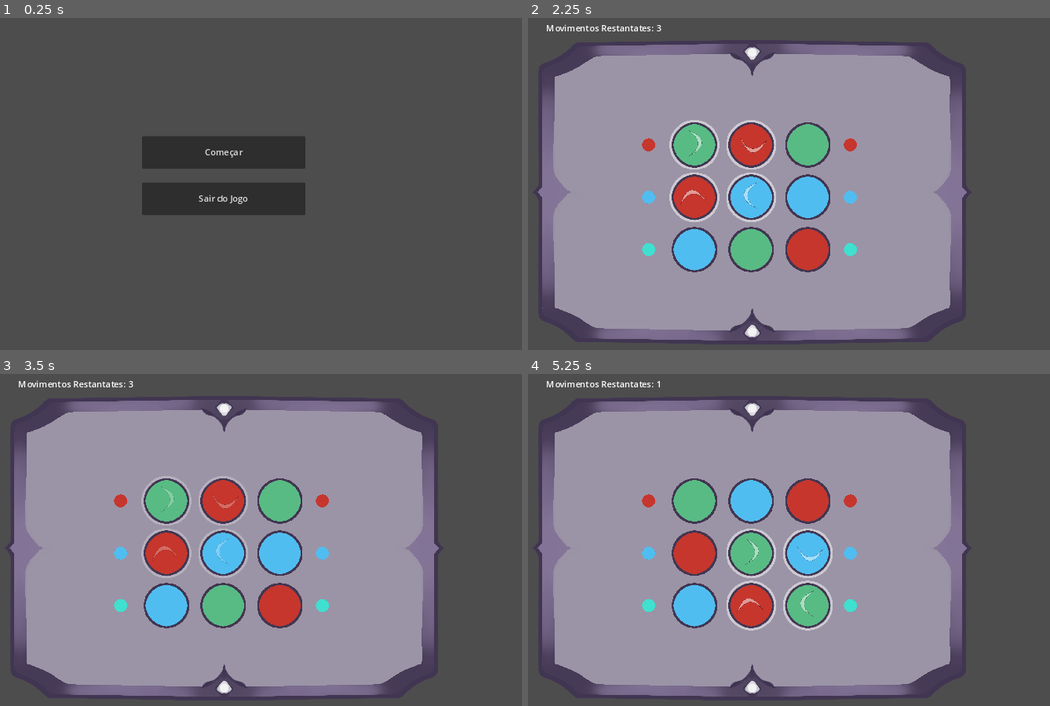
Above: before the commit, frames 1-4 (two rows, left to right).
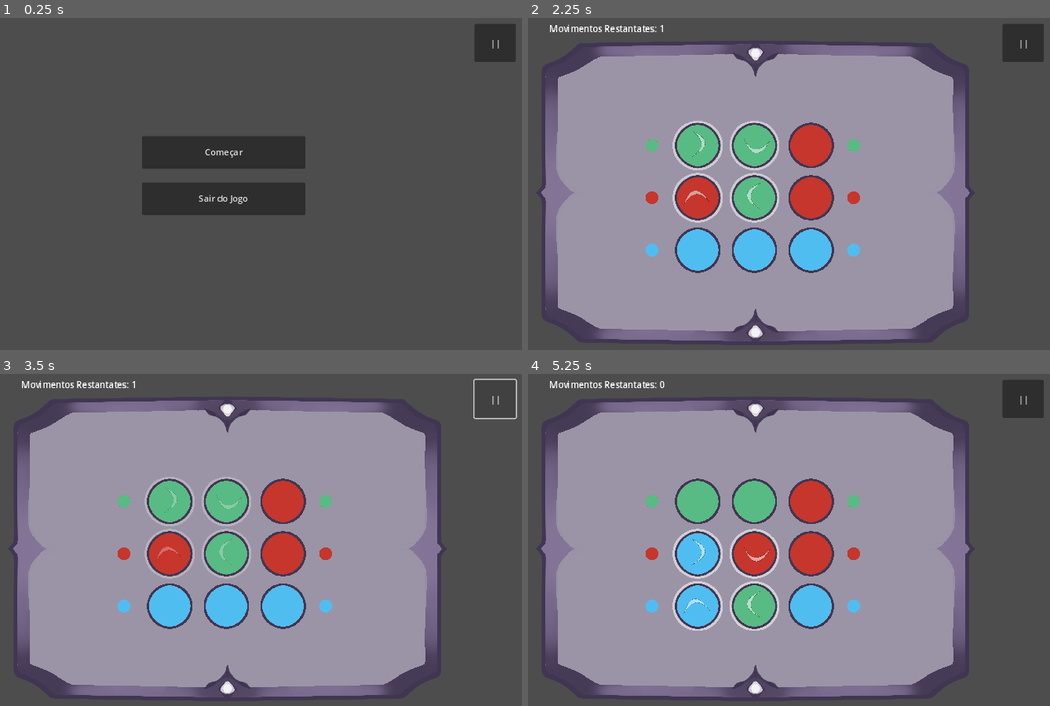
Above: after the commit, the same moments.

Repository: VirsoRaivoky/Puzzle
Game: Godot game, scene res://UI/Menu.tscn
Two runs of this game, one before a commit and one after it. Both use one fixed random seed, a clock stepped at 60 frames per second and the inputs below.
Inputs (mouse positions are in pixels of both pictures, inside the frame that each line leads up to):
- Up to frame 1 (0.25 s): no input
- Up to frame 2 (2.25 s): click (1023, 44) at 0.5 s, where only the run after the commit has a clickable "||"; click "Começar" at 1.25 s; click "1" at 2 s
- Up to frame 3 (3.5 s): click (495, 400) at 2.75 s, where only the run after the commit has a clickable "||"
- Up to frame 4 (5.25 s): hold Right (right) 3.53-4.25 s; tap A (action) at 3.6, 5.1 s; click (653, 596) at 4.25 s, where only the run after the commit has a clickable "Reiniciar"; hold Down (down) from 5.03 s (still down)

The runs differ from the first frame. In frame 1, 0.9% of the frame differs, in the area x 90-99%, y 1-14%; in frame 2, 12%; in frame 3, 11%; in frame 4, 12%, in the area x 1-99%, y 1-98%.

Commit message:
melhorias

Diff:
--- a/Entities/Global.tscn
+++ b/Entities/Global.tscn
@@ -7,3 +7,10 @@
 script = ExtResource("1_ubsih")
 
 [node name="Control" parent="." instance=ExtResource("2_xucts")]
+
+[node name="Button" type="Button" parent="."]
+offset_left = 1036.0
+offset_top = 18.0
+offset_right = 1112.0
+offset_bottom = 88.0
+text = "||"
--- a/Levels/Set3x3.tscn
+++ b/Levels/Set3x3.tscn
@@ -6,9 +6,6 @@
 [ext_resource type="PackedScene" uid="uid://cr43mahmlv3eh" path="res://Entities/Pieces.tscn" id="7_u7pw0"]
 
 [node name="Nivel" type="Node2D"]
-
-[node name="Camera2D" type="Camera2D" parent="."]
-position = Vector2(582, 325)
 
 [node name="Table" type="Sprite2D" parent="."]
 z_index = -1
@@ -71,19 +68,19 @@
 
 [node name="Marker2" parent="Markers" instance=ExtResource("4_kbleu")]
 position = Vector2(393, 337)
-color_type = 2
+color_type = 1
 
 [node name="Marker3" parent="Markers" instance=ExtResource("4_kbleu")]
 position = Vector2(393, 433)
-color_type = 1
+color_type = 2
 
 [node name="Marker4" parent="Markers" instance=ExtResource("4_kbleu")]
 position = Vector2(763, 241)
 
 [node name="Marker5" parent="Markers" instance=ExtResource("4_kbleu")]
 position = Vector2(763, 337)
-color_type = 2
+color_type = 1
 
 [node name="Marker6" parent="Markers" instance=ExtResource("4_kbleu")]
 position = Vector2(763, 433)
-color_type = 1
+color_type = 2
--- a/Levels/Set4x4.tscn
+++ b/Levels/Set4x4.tscn
@@ -77,9 +77,6 @@
 position = Vector2(193, 205.906)
 scale = Vector2(0.8, 0.8)
 
-[node name="Camera2D" type="Camera2D" parent="."]
-position = Vector2(582, 325)
-
 [node name="Label" type="Label" parent="."]
 offset_left = 81.0
 offset_top = 52.0001
@@ -99,27 +96,27 @@
 
 [node name="Marker2" parent="Markers" instance=ExtResource("4_kr2u8")]
 position = Vector2(337, 281)
-color_type = 2
+color_type = 1
 
 [node name="Marker3" parent="Markers" instance=ExtResource("4_kr2u8")]
 position = Vector2(337, 377)
-color_type = 1
+color_type = 2
 
 [node name="Marker4" parent="Markers" instance=ExtResource("4_kr2u8")]
 position = Vector2(797, 185)
 
 [node name="Marker5" parent="Markers" instance=ExtResource("4_kr2u8")]
 position = Vector2(797, 281)
-color_type = 2
+color_type = 1
 
 [node name="Marker6" parent="Markers" instance=ExtResource("4_kr2u8")]
 position = Vector2(797, 377)
-color_type = 1
+color_type = 2
 
 [node name="Marker7" parent="Markers" instance=ExtResource("4_kr2u8")]
 position = Vector2(337, 473)
-color_type = 1
+color_type = 3
 
 [node name="Marker8" parent="Markers" instance=ExtResource("4_kr2u8")]
 position = Vector2(797, 473)
-color_type = 1
+color_type = 3
--- a/Levels/Set5x5.tscn
+++ b/Levels/Set5x5.tscn
@@ -1,15 +1,11 @@
-[gd_scene load_steps=6 format=3 uid="uid://b6n8tks5rhxvc"]
+[gd_scene load_steps=5 format=3 uid="uid://b6n8tks5rhxvc"]
 
 [ext_resource type="PackedScene" uid="uid://n4a1yrjvc2ig" path="res://Entities/PieceHandler.tscn" id="1_nqvip"]
 [ext_resource type="PackedScene" uid="uid://cr43mahmlv3eh" path="res://Entities/Pieces.tscn" id="2_720dm"]
 [ext_resource type="Texture2D" uid="uid://ci5ernyn02oq7" path="res://Sprites/Background/Table.png" id="4_qa4sn"]
 [ext_resource type="PackedScene" uid="uid://dtgcqoo8fnshn" path="res://Marker.tscn" id="5_3lhpi"]
-[ext_resource type="Texture2D" uid="uid://bltnv4u2ugre8" path="res://Sprites/Background/Background.png" id="8_wc83h"]
 
 [node name="Set" type="Node2D"]
-
-[node name="Camera2D" type="Camera2D" parent="."]
-position = Vector2(582, 325)
 
 [node name="Label" type="Label" parent="."]
 offset_left = 29.0
@@ -123,12 +119,6 @@
 position = Vector2(260, 237.5)
 scale = Vector2(0.8, 0.8)
 
-[node name="Background" type="Sprite2D" parent="."]
-z_index = -2
-position = Vector2(579.5, 326)
-scale = Vector2(0.9525, 0.728889)
-texture = ExtResource("8_wc83h")
-
 [node name="Table" type="Sprite2D" parent="."]
 z_index = -1
 position = Vector2(583, 328)
--- a/Scripts/Global.gd
+++ b/Scripts/Global.gd
@@ -8,9 +8,9 @@
 var set_index: int = 0
 var match_colors: Array
 
-var level1_1: Array = [1, 2, 1,
-					   2, 0, 0,
-					   0, 1, 2]
+var level1_1: Array = [1, 1, 2,
+					   2, 1, 2,
+					   0, 0, 0]
 
 var level1_2: Array = [1, 2, 1,
 					   2, 0, 0,
@@ -44,8 +44,8 @@
 
 	match level_index:
 		1:
-			level_moves = 3
-			match_colors = [2, 4, 0]
+			level_moves = 1
+			match_colors = [1, 2, 0]
 			return level1_1
 		2:
 			level_moves = 4
@@ -65,7 +65,7 @@
 			return level1_5
 		6:
 			level_moves = 1
-			match_colors = [0, 1, 2, 3, 4]
+			match_colors = [1, 1, 2, 3, 4]
 			return level2_1
 
 func get_set():
--- a/Scripts/PieceHandler.gd
+++ b/Scripts/PieceHandler.gd
@@ -23,7 +23,6 @@
 	setup_game()
 
 
-
 func _process(_delta)-> void:
 	inputs()
 
@@ -34,7 +33,10 @@
 		if check_piece(colors_to_match):
 			Global.level_screen.level_completed.emit()
 		else:
-			Global.load_level(Global.level_index, Global.set_index)
+			for i in range(pieces.size()):
+				pieces[i].set_color(Global.get_level_set()[i])
+			moves = Global.level_moves
+
 
 
 func setup_game():
@@ -51,7 +53,7 @@
 		pieces[i].set_color(current_level[i])
 
 	spawn_selectors()
-	move_selector()
+
 
 func inputs():
 	move_selector()
